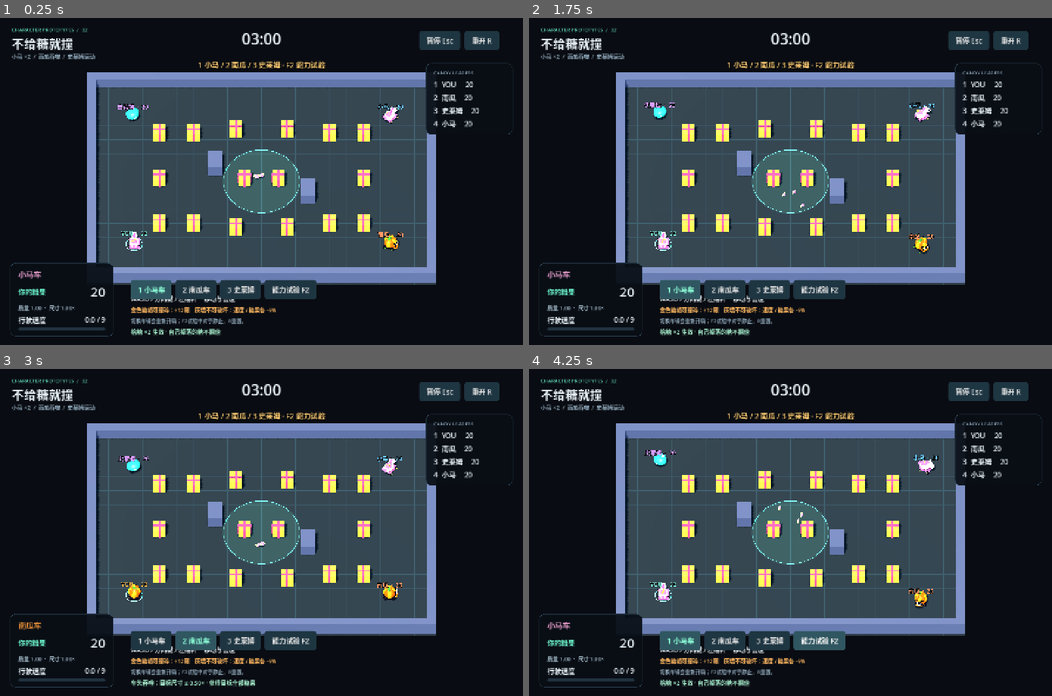
Above: before the commit, frames 1-4 (two rows, left to right).
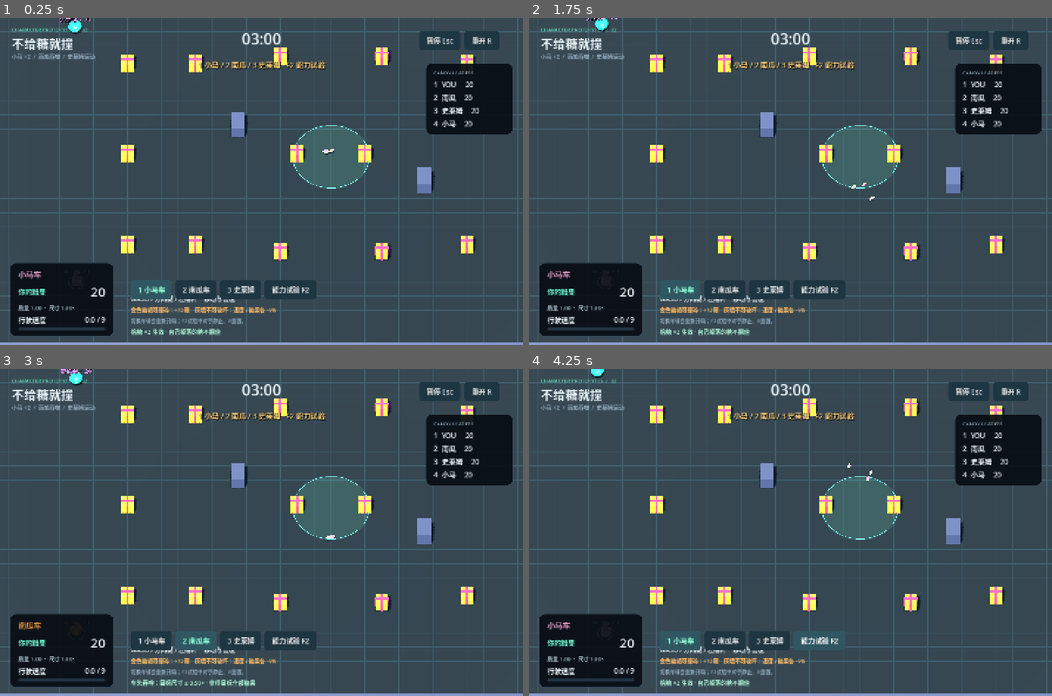
Above: after the commit, the same moments.

Repository: kzayabc01-byte/collision-game
Game: Godot game, scene res://scenes/match.tscn
Same seed, same stepped clock (60 frames per second), same inputs: the game is played once before the commit and once after it.
Inputs:
- Up to frame 1 (0.25 s): no input
- Up to frame 2 (1.75 s): click "暂停 Esc" at 0.5 s; click "重新开始 R" at 1.25 s
- Up to frame 3 (3 s): click "重开 R" at 2 s; click "2 南瓜车" at 2.75 s
- Up to frame 4 (4.25 s): click "1 小马车" at 3.5 s

The runs differ from the first frame. In frame 1, 64% of the frame differs, in the area x 0-100%, y 0-100%; in frame 2, 64%; in frame 3, 64%; in frame 4, 64%.

Commit message:
地图扩大4倍 微调视角

Diff:
--- a/project.godot
+++ b/project.godot
@@ -8,11 +8,15 @@
 
 config_version=5
 
+[animation]
+
+compatibility/default_parent_skeleton_in_mesh_instance_3d=true
+
 [application]
 
 config/name="不给糖就撞 · SUGAR CRASH"
 run/main_scene="res://scenes/match.tscn"
-config/features=PackedStringArray("4.4", "GL Compatibility")
+config/features=PackedStringArray("4.7", "GL Compatibility")
 config/icon="res://assets/icon.svg"
 
 [display]
@@ -22,6 +26,7 @@
 window/size/window_width_override=1280
 window/size/window_height_override=800
 window/stretch/mode="canvas_items"
+window/stretch/aspect="expand"
 
 [input]
 
--- a/scenes/arena.tscn
+++ b/scenes/arena.tscn
@@ -6,9 +6,9 @@
 shader = ExtResource("3")
 [sub_resource type="BoxMesh" id="FloorMesh"]
 material = SubResource("FloorMaterial")
-size = Vector3(41, 0.4, 29)
+size = Vector3(82, 0.4, 58)
 [sub_resource type="BoxShape3D" id="FloorShape"]
-size = Vector3(41, 0.4, 29)
+size = Vector3(82, 0.4, 58)
 [sub_resource type="Environment" id="Environment"]
 background_mode = 1
 background_color = Color(0.035, 0.047, 0.07, 1)
@@ -49,75 +49,75 @@
 mesh = SubResource("CenterRing")
 [node name="SolidWalls" type="Node3D" parent="."]
 [node name="North" parent="SolidWalls" instance=ExtResource("1")]
-position = Vector3(0, 0, -14)
-scale = Vector3(41, 1, 1)
+position = Vector3(0, 0, -28.5)
+scale = Vector3(82, 1, 1)
 [node name="South" parent="SolidWalls" instance=ExtResource("1")]
-position = Vector3(0, 0, 14)
-scale = Vector3(41, 1, 1)
+position = Vector3(0, 0, 28.5)
+scale = Vector3(82, 1, 1)
 [node name="West" parent="SolidWalls" instance=ExtResource("1")]
-position = Vector3(-20, 0, 0)
-scale = Vector3(1, 1, 27)
+position = Vector3(-40.5, 0, 0)
+scale = Vector3(1, 1, 57)
 [node name="East" parent="SolidWalls" instance=ExtResource("1")]
-position = Vector3(20, 0, 0)
-scale = Vector3(1, 1, 27)
+position = Vector3(40.5, 0, 0)
+scale = Vector3(1, 1, 57)
 [node name="PillarNW" parent="SolidWalls" instance=ExtResource("1")]
-position = Vector3(-5.5, 0, -2)
+position = Vector3(-11, 0, -4)
 scale = Vector3(1.6, 1, 2.4)
 [node name="PillarSE" parent="SolidWalls" instance=ExtResource("1")]
-position = Vector3(5.5, 0, 2)
+position = Vector3(11, 0, 4)
 scale = Vector3(1.6, 1, 2.4)
 
 [node name="CandyObstacles" type="Node3D" parent="."]
 [node name="Crate01" parent="CandyObstacles" instance=ExtResource("2")]
-position = Vector3(-12, 0, -6.5)
+position = Vector3(-24, 0, -13)
 [node name="Crate02" parent="CandyObstacles" instance=ExtResource("2")]
-position = Vector3(-8, 0, -6.5)
+position = Vector3(-16, 0, -13)
 [node name="Crate03" parent="CandyObstacles" instance=ExtResource("2")]
-position = Vector3(-3, 0, -7)
+position = Vector3(-6, 0, -14)
 [node name="Crate04" parent="CandyObstacles" instance=ExtResource("2")]
-position = Vector3(3, 0, -7)
+position = Vector3(6, 0, -14)
 [node name="Crate05" parent="CandyObstacles" instance=ExtResource("2")]
-position = Vector3(8, 0, -6.5)
+position = Vector3(16, 0, -13)
 [node name="Crate06" parent="CandyObstacles" instance=ExtResource("2")]
-position = Vector3(12, 0, -6.5)
+position = Vector3(24, 0, -13)
 [node name="Crate07" parent="CandyObstacles" instance=ExtResource("2")]
-position = Vector3(-12, 0, 6.5)
+position = Vector3(-24, 0, 13)
 [node name="Crate08" parent="CandyObstacles" instance=ExtResource("2")]
-position = Vector3(-8, 0, 6.5)
+position = Vector3(-16, 0, 13)
 [node name="Crate09" parent="CandyObstacles" instance=ExtResource("2")]
-position = Vector3(-3, 0, 7)
+position = Vector3(-6, 0, 14)
 [node name="Crate10" parent="CandyObstacles" instance=ExtResource("2")]
-position = Vector3(3, 0, 7)
+position = Vector3(6, 0, 14)
 [node name="Crate11" parent="CandyObstacles" instance=ExtResource("2")]
-position = Vector3(8, 0, 6.5)
+position = Vector3(16, 0, 13)
 [node name="Crate12" parent="CandyObstacles" instance=ExtResource("2")]
-position = Vector3(12, 0, 6.5)
+position = Vector3(24, 0, 13)
 [node name="Crate13" parent="CandyObstacles" instance=ExtResource("2")]
-position = Vector3(-12, 0, 0)
+position = Vector3(-24, 0, 0)
 [node name="Crate14" parent="CandyObstacles" instance=ExtResource("2")]
-position = Vector3(12, 0, 0)
+position = Vector3(24, 0, 0)
 [node name="Crate15" parent="CandyObstacles" instance=ExtResource("2")]
-position = Vector3(-2, 0, 0)
+position = Vector3(-4, 0, 0)
 [node name="Crate16" parent="CandyObstacles" instance=ExtResource("2")]
-position = Vector3(2, 0, 0)
+position = Vector3(4, 0, 0)
 
 [node name="VehicleSpawnPoints" type="Node3D" parent="."]
 [node name="PlayerSpawn" type="Marker3D" parent="VehicleSpawnPoints"]
-position = Vector3(-15, 0, 9)
+position = Vector3(-30, 0, 18)
 [node name="BotSpawnA" type="Marker3D" parent="VehicleSpawnPoints"]
-position = Vector3(15, 0, 9)
+position = Vector3(30, 0, 18)
 [node name="BotSpawnB" type="Marker3D" parent="VehicleSpawnPoints"]
-position = Vector3(-15, 0, -9)
+position = Vector3(-30, 0, -18)
 [node name="BotSpawnC" type="Marker3D" parent="VehicleSpawnPoints"]
-position = Vector3(15, 0, -9)
+position = Vector3(30, 0, -18)
 [node name="ReserveWest" type="Marker3D" parent="VehicleSpawnPoints"]
-position = Vector3(-17, 0, 0)
+position = Vector3(-34, 0, 0)
 [node name="ReserveEast" type="Marker3D" parent="VehicleSpawnPoints"]
-position = Vector3(17, 0, 0)
+position = Vector3(34, 0, 0)
 [node name="CandySpawnPoints" type="Node3D" parent="."]
 [node name="CenterNorth" type="Marker3D" parent="CandySpawnPoints"]
-position = Vector3(0, 0, -2.5)
+position = Vector3(0, 0, -5)
 [node name="CenterSouth" type="Marker3D" parent="CandySpawnPoints"]
-position = Vector3(0, 0, 2.5)
+position = Vector3(0, 0, 5)
 [node name="Center" type="Marker3D" parent="CandySpawnPoints"]
 position = Vector3(0, 0, 0)
--- a/scenes/match.tscn
+++ b/scenes/match.tscn
@@ -20,22 +20,22 @@
 [node name="Vehicles" type="Node3D" parent="."]
 
 [node name="PlayerCar" parent="Vehicles" instance=ExtResource("4")]
-transform = Transform3D(1, 0, 0, 0, 1, 0, 0, 0, 1, -15, 0, 9)
+transform = Transform3D(1, 0, 0, 0, 1, 0, 0, 0, 1, -30, 0, 18)
 paint = Color(0.4, 0.91, 0.76, 1)
 is_player = true
 
 [node name="AICar01" parent="Vehicles" instance=ExtResource("5")]
-transform = Transform3D(1, 0, 0, 0, 1, 0, 0, 0, 1, 15, 0, 9)
+transform = Transform3D(1, 0, 0, 0, 1, 0, 0, 0, 1, 30, 0, 18)
 driver_name = "南瓜"
 paint = Color(1, 0.47, 0.31, 1)
 
 [node name="AICar02" parent="Vehicles" instance=ExtResource("10")]
-transform = Transform3D(1, 0, 0, 0, 1, 0, 0, 0, 1, -15, 0, -9)
+transform = Transform3D(1, 0, 0, 0, 1, 0, 0, 0, 1, -30, 0, -18)
 driver_name = "史莱姆"
 paint = Color(0.74, 0.49, 1, 1)
 
 [node name="AICar03" parent="Vehicles" instance=ExtResource("4")]
-transform = Transform3D(1, 0, 0, 0, 1, 0, 0, 0, 1, 15, 0, -9)
+transform = Transform3D(1, 0, 0, 0, 1, 0, 0, 0, 1, 30, 0, -18)
 driver_name = "小马"
 paint = Color(0.34, 0.69, 1, 1)
 
--- a/scripts/ai_driver.gd
+++ b/scripts/ai_driver.gd
@@ -7,7 +7,7 @@
 }
 
 @export var decision_seconds: float = 0.35
-@export var patrol_half_size: Vector2 = Vector2(16.8, 10.5)
+@export var patrol_half_size: Vector2 = Vector2(34.0, 23.0)
 
 var _decision_remaining: float = 0.0
 var _target: Vector3 = Vector3.ZERO
--- a/scripts/camera_rig.gd
+++ b/scripts/camera_rig.gd
@@ -1,15 +1,76 @@
 extends Node3D
 
 @export var shake_enabled: bool = true
+@export var follow_speed: float = 5.0
+@export var view_margin: float = 2.0
 var _strength: float = 0.0
+var _base_view_size: float
+var _viewport_size: Vector2
+var _arena_bounds: Rect2
 
 @onready var camera: Camera3D = $Camera3D
 @onready var _base_position: Vector3 = camera.position
 
+func _ready() -> void:
+	var floor: MeshInstance3D = get_node("../Arena/Ground/Mesh") as MeshInstance3D
+	var floor_box: AABB = floor.global_transform * floor.get_aabb()
+	_arena_bounds = Rect2(Vector2(floor_box.position.x, floor_box.position.z), Vector2(floor_box.size.x, floor_box.size.z))
+	_base_view_size = camera.size
+	_fit_camera_to_window()
+	_follow_player(1.0)
+
 func _process(delta: float) -> void:
+	if get_viewport().get_visible_rect().size != _viewport_size:
+		_fit_camera_to_window()
 	_strength = move_toward(_strength, 0.0, delta * 1.7)
 	var offset: Vector3 = Vector3(randf_range(-1.0, 1.0), randf_range(-1.0, 1.0), 0.0) * _strength
 	camera.position = _base_position + offset
+	_follow_player(1.0 - exp(-follow_speed * delta))
+	_keep_view_inside_arena()
+
+func _fit_camera_to_window() -> void:
+	_viewport_size = get_viewport().get_visible_rect().size
+	if _viewport_size.x <= 0.0 or _viewport_size.y <= 0.0:
+		return
+	camera.size = _base_view_size
+	var visible_ground: Rect2 = _ground_footprint()
+	var available: Vector2 = _arena_bounds.size - Vector2.ONE * view_margin * 2.0
+	var fit: float = minf(1.0, minf(available.x / visible_ground.size.x, available.y / visible_ground.size.y))
+	camera.size *= fit
+
+func _follow_player(weight: float) -> void:
+	var player: Node3D = get_node_or_null("../Vehicles/PlayerCar") as Node3D
+	if player == null:
+		return
+	var visible_ground: Rect2 = _ground_footprint()
+	var half_view: Vector2 = visible_ground.size * 0.5
+	var center: Vector2 = visible_ground.position + half_view
+	var minimum: Vector2 = _arena_bounds.position + Vector2.ONE * view_margin + half_view
+	var maximum: Vector2 = _arena_bounds.end - Vector2.ONE * view_margin - half_view
+	var target: Vector2 = Vector2(player.global_position.x, player.global_position.z)
+	target = target.clamp(minimum, maximum)
+	var shift: Vector2 = (target - center) * weight
+	global_position.x += shift.x
+	global_position.z += shift.y
+
+func _keep_view_inside_arena() -> void:
+	var visible_ground: Rect2 = _ground_footprint()
+	var minimum: Vector2 = _arena_bounds.position + Vector2.ONE * view_margin
+	var maximum: Vector2 = _arena_bounds.end - Vector2.ONE * view_margin
+	global_position.x += maxf(minimum.x - visible_ground.position.x, 0.0) - maxf(visible_ground.end.x - maximum.x, 0.0)
+	global_position.z += maxf(minimum.y - visible_ground.position.y, 0.0) - maxf(visible_ground.end.y - maximum.y, 0.0)
+
+func _ground_footprint() -> Rect2:
+	var minimum: Vector2 = Vector2(INF, INF)
+	var maximum: Vector2 = Vector2(-INF, -INF)
+	for corner: Vector2 in [Vector2.ZERO, Vector2(_viewport_size.x, 0.0), _viewport_size, Vector2(0.0, _viewport_size.y)]:
+		var origin: Vector3 = camera.project_ray_origin(corner)
+		var direction: Vector3 = camera.project_ray_normal(corner)
+		var hit: Vector3 = origin + direction * (-origin.y / direction.y)
+		var ground_point: Vector2 = Vector2(hit.x, hit.z)
+		minimum = minimum.min(ground_point)
+		maximum = maximum.max(ground_point)
+	return Rect2(minimum, maximum - minimum)
 
 func shake(tier: int) -> void:
 	if shake_enabled:
--- a/scripts/candy.gd
+++ b/scripts/candy.gd
@@ -64,8 +64,8 @@
 		if not hit.is_empty():
 			horizontal = horizontal.bounce(hit["normal"]) * 0.5
 		global_position += horizontal * delta
-		global_position.x = clampf(global_position.x, -19.0, 19.0)
-		global_position.z = clampf(global_position.z, -12.5, 12.5)
+		global_position.x = clampf(global_position.x, -39.5, 39.5)
+		global_position.z = clampf(global_position.z, -27.5, 27.5)
 		launch_velocity.x = horizontal.x
 		launch_velocity.z = horizontal.z
 	if flight_height > 0.15 or launch_velocity.y > 0.0:
--- a/scripts/candy_system.gd
+++ b/scripts/candy_system.gd
@@ -70,7 +70,7 @@
 	for index: int in range(count):
 		var candy: CandyPickup = CandyScene.instantiate() as CandyPickup
 		add_child(candy)
-		candy.global_position = Vector3(clampf(origin.x, -18.9, 18.9), 0.0, clampf(origin.z, -12.4, 12.4))
+		candy.global_position = Vector3(clampf(origin.x, -39.4, 39.4), 0.0, clampf(origin.z, -27.4, 27.4))
 		var lot_value: int = value / count + (1 if index < value % count else 0)
 		candy.add_lot(lot_value, owner_id, clock_seconds, tuning.owner_protection_seconds, tuning.candy_lifetime)
 		var angle: float = _rng.randf_range(-PI * 0.35, PI * 0.35) if _rng.randf() < 0.7 else _rng.randf_range(-PI, PI)
Not shown, changed: assets/icon.svg.import
Not shown, changed: docs/images/vehicle-prototypes.png.import
